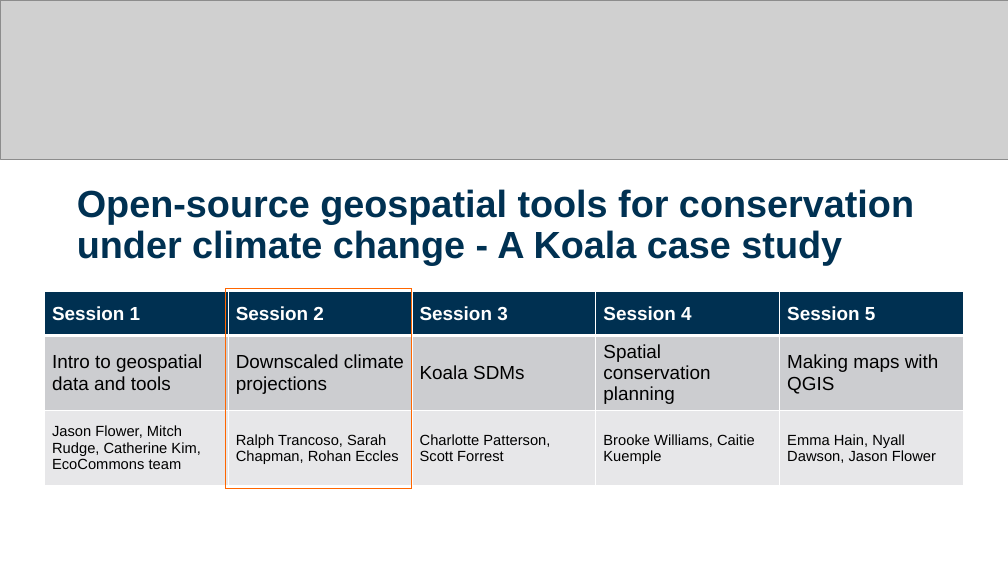
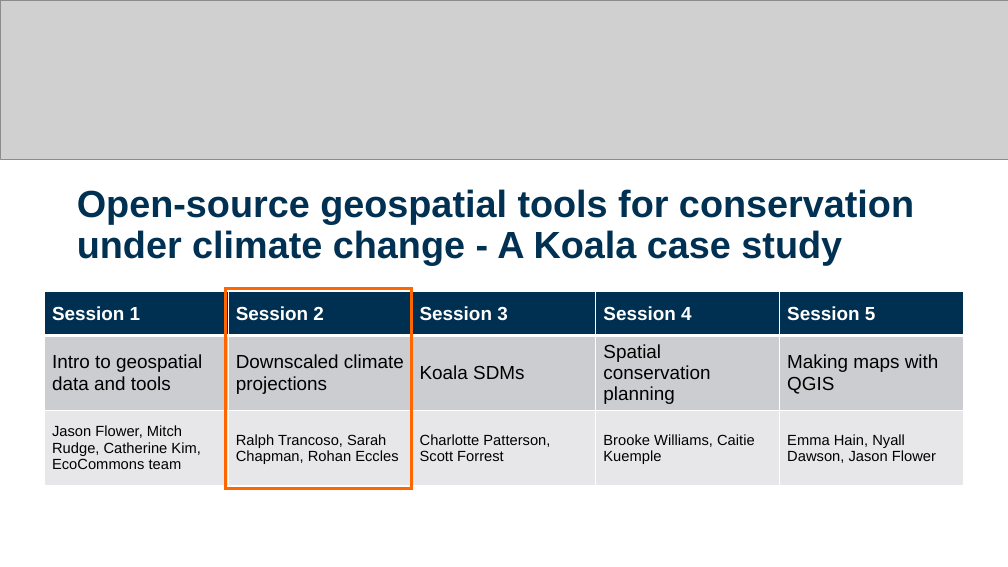
Before and after one commit to sdesrosiers1989/ICCB_Projections, a slide deck: slide 4 of ICCB2025_Session2_ClimateProjections.pptx. Drawn at 1008x567 pixels with LibreOffice and Linux fonts; fonts in the diff are those of the drawing; grey boxes stand for pictures; background and template pictures are left out. Boxes give left, top, right and bottom in pixels: in the first picture for what was removed or moved away, otherwise in the second. Text is boxed around its words. In the diff, an @@ line names an element or a change of style, - is before the commit and + after.

```diff
--- a/ICCB2025_Session2_ClimateProjections.pptx
+++ b/ICCB2025_Session2_ClimateProjections.pptx
@@ rectangle at [225, 289, 411, 488]: outline #FF6600 1 pt to #FF6600 3 pt @@
```
Also in this commit, not shown: 7 other slides changed, 2 slides added, 1 other file.
